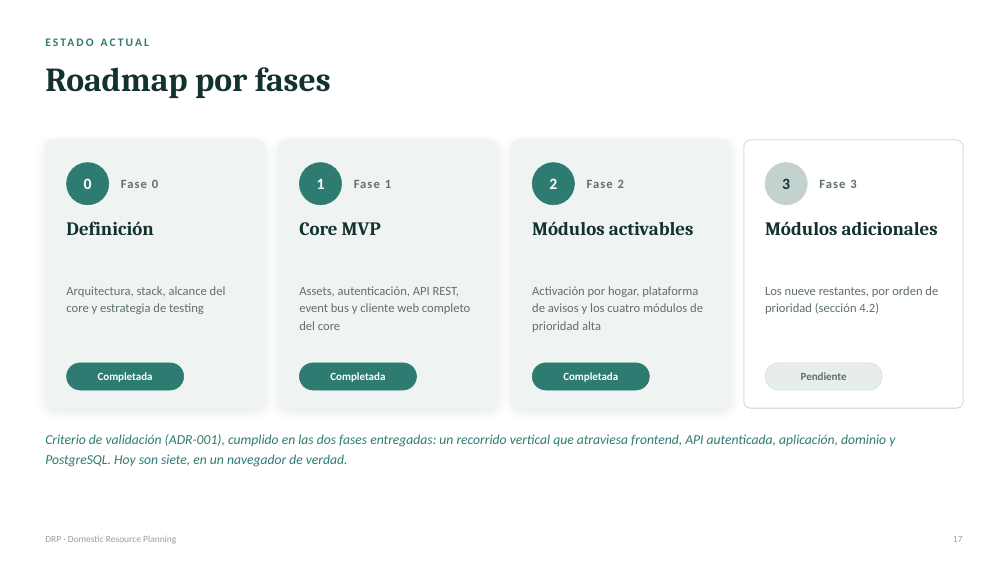
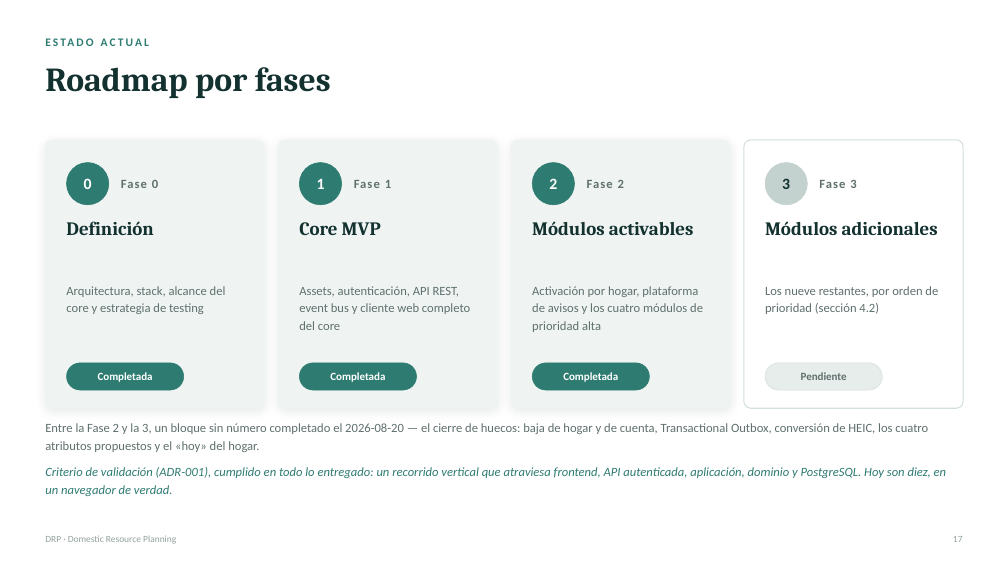
Before and after one commit to kikescribano/domestic_resource_planning, a slide deck: slide 18 of docs/common/marketing/presentations/DRP-resumen.pptx. Drawn at 1008x567 pixels with LibreOffice and Linux fonts; fonts in the diff are those of the drawing. Boxes give left, top, right and bottom in pixels: in the first picture for what was removed or moved away, otherwise in the second. Text is boxed around its words. In the diff, an @@ line names an element or a change of style, - is before the commit and + after.

```diff
--- a/docs/common/marketing/presentations/DRP-resumen.pptx
+++ b/docs/common/marketing/presentations/DRP-resumen.pptx
@@ text added at [45,423,928,452], 12 pt, text #5F706E @@
+Entre la Fase 2 y la 3, un bloque sin número completado el 2026-08-20 — el cierre de huecos: baja de hogar y de cuenta, Transactional Outbox, conversión de HEIC, los cuatro atributos propuestos y el «hoy» del hogar.
@@ text at [45,467,947,496]: text changed; size 13 to 12 pt @@
-Criterio de validación (ADR-001), cumplido en las dos fases entregadas: un recorrido vertical que atraviesa frontend, API autenticada, aplicación, dominio y PostgreSQL. Hoy son siete, en un navegador de verdad.
+Criterio de validación (ADR-001), cumplido en todo lo entregado: un recorrido vertical que atraviesa frontend, API autenticada, aplicación, dominio y PostgreSQL. Hoy son diez, en un navegador de verdad.
```
Also in this commit, not shown: 3 other slides changed, 3 other files.
